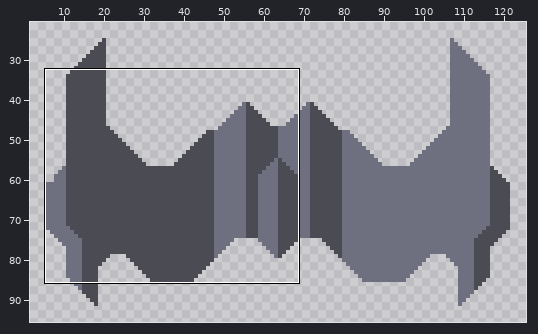
Sprite sheet, stored at sprites/blocks/turrets/Conclution/conclution.png. Above: a wide view before the commit, with the close-up outlined.
Close-up. Before:
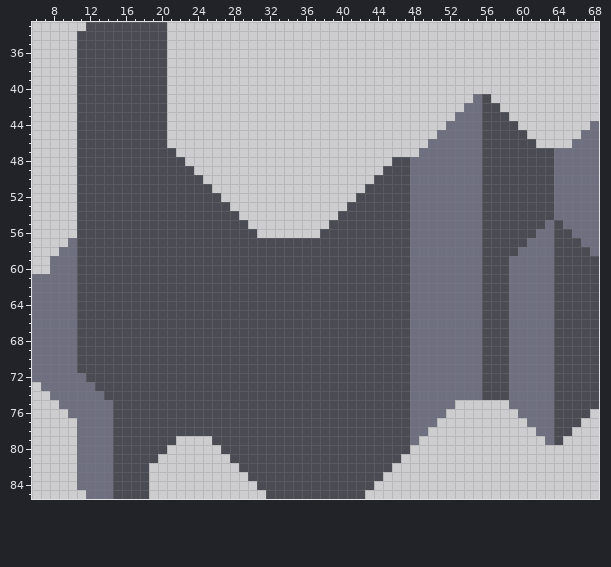
The file is 128x128 pixels. Shown: x 6..68, y 33..85. The wide view leaves out empty margins. The commit also changed other parts of the picture, which this record leaves out.
Now the later version:
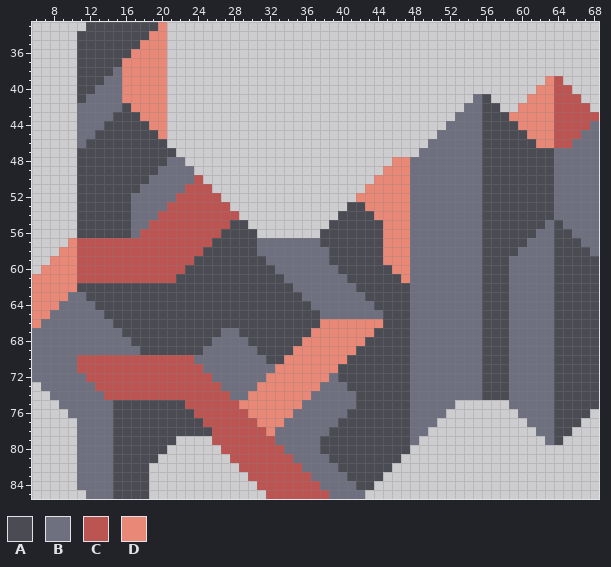
Palette (. is transparent): A #4a4b53  B #6e7080  C #bc5452  D #ea8878
From old to new:
Changed rows in their new state; - is an unchanged pixel.
first column x 6:
33 --------------D------------------------------------------------
34 -------------DD------------------------------------------------
35 ------------DDD------------------------------------------------
36 -----------DDDD------------------------------------------------
37 ----------DDDDD------------------------------------------------
38 ---------BDDDDD------------------------------------------------
39 --------BBDDDDD------------------------------------------DC----
40 -------BBBDDDDD-----------------------------------------DDCC---
41 ------BBBBDDDDD----------------------------------------DDDCCC--
42 -----BBBBB-DDDD---------------------------------------DDDDCCCC-
43 -----BBBB---DDD--------------------------------------DDDDDCCCCC
44 -----BBB-----DD---------------------------------------DDDDCCCC-
45 -----BB-------D----------------------------------------DDDCCC--
46 -----B--------------------------------------------------DDCC---
48 ---------------BB-----------------------DD---------------------
49 --------------BBBB---------------------DDD---------------------
50 -------------BBBBBC-------------------DDDD---------------------
51 ------------BBBBBCCC-----------------DDDDD---------------------
52 -----------BBBBBCCCCC---------------DDDDDD---------------------
53 -----------BBBBCCCCCCC---------------DDDDD---------------------
54 -----------BBBCCCCCCCCC---------------DDDD---------------------
55 -----------BBCCCCCCCCC-----------------DDD---------------------
56 -----------BCCCCCCCCC------------------DDD---------------------
57 ----DCCCCCCCCCCCCCCC-----BBBBBBB-------DDD---------------------
58 ---DDCCCCCCCCCCCCCC------BBBBBBBB------DDD---------------------
59 --DDDCCCCCCCCCCCCC--------BBBBBBB------DDD---------------------
60 -DDDDCCCCCCCCCCCC----------BBBBBBB------DD---------------------
61 DDDDDCCCCCCCCCCC------------BBBBBBB------D---------------------
62 DDDDD------------------------BBBBBBB---------------------------
63 DDDD-B------------------------BBBBBBB--------------------------
64 DDD--BB------------------------BBBBBBB-------------------------
65 DD---BBB------------------------BBBBBBB------------------------
66 D----BBBB-----------------------DDDDDDD------------------------
67 -----BBBBB-----------BB--------DDDDDDD-------------------------
68 -----BBBBBB---------BBBB------DDDDDDD--------------------------
69 -----BBBBBBB-------BBBBBB----DDDDDDD---------------------------
70 -----CCCCCCCCCCCCCBBBBBBBB--DDDDDDD----------------------------
71 -----CCCCCCCCCCCCCCBBBBBBBBDDDDDDD-----------------------------
72 ------CCCCCCCCCCCCCCBBBBBBDDDDDDDB-----------------------------
73 -------CCCCCCCCCCCCCCBBBBDDDDDDDBBB----------------------------
74 --------CCCCCCCCCCCCCCBBDDDDDDDBBBBB---------------------------
75 -----------------CCCCCCDDDDDDDBBBBBB---------------------------
76 ------------------CCCCCCDDDDDBBBBBB----------------------------
77 -------------------CCCCCCDDDBBBBBB-----------------------------
78 --------------------CCCCCCDBBBBBB------------------------------
79 --------------------CCCCCCCBBBBB-------------------------------
80 ---------------------CCCCCCCBBBB-------------------------------
81 ----------------------CCCCCCCBBBB------------------------------
82 -----------------------CCCCCCCBBBB-----------------------------
83 ------------------------CCCCCCCBBBB----------------------------
84 -------------------------CCCCCCCBBBB---------------------------
85 --------------------------CCCCCCCBBBB--------------------------
Where, in picture pixels (left, top, right, bottom), the same in both close-ups:
changed: (32, 22, 410, 499)
added: (509, 76, 599, 148)
